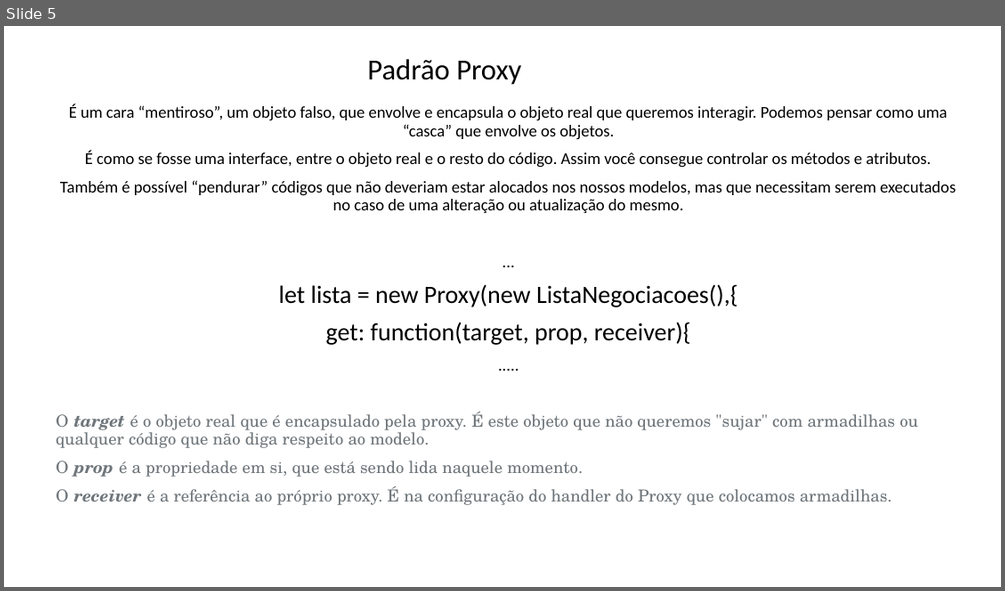
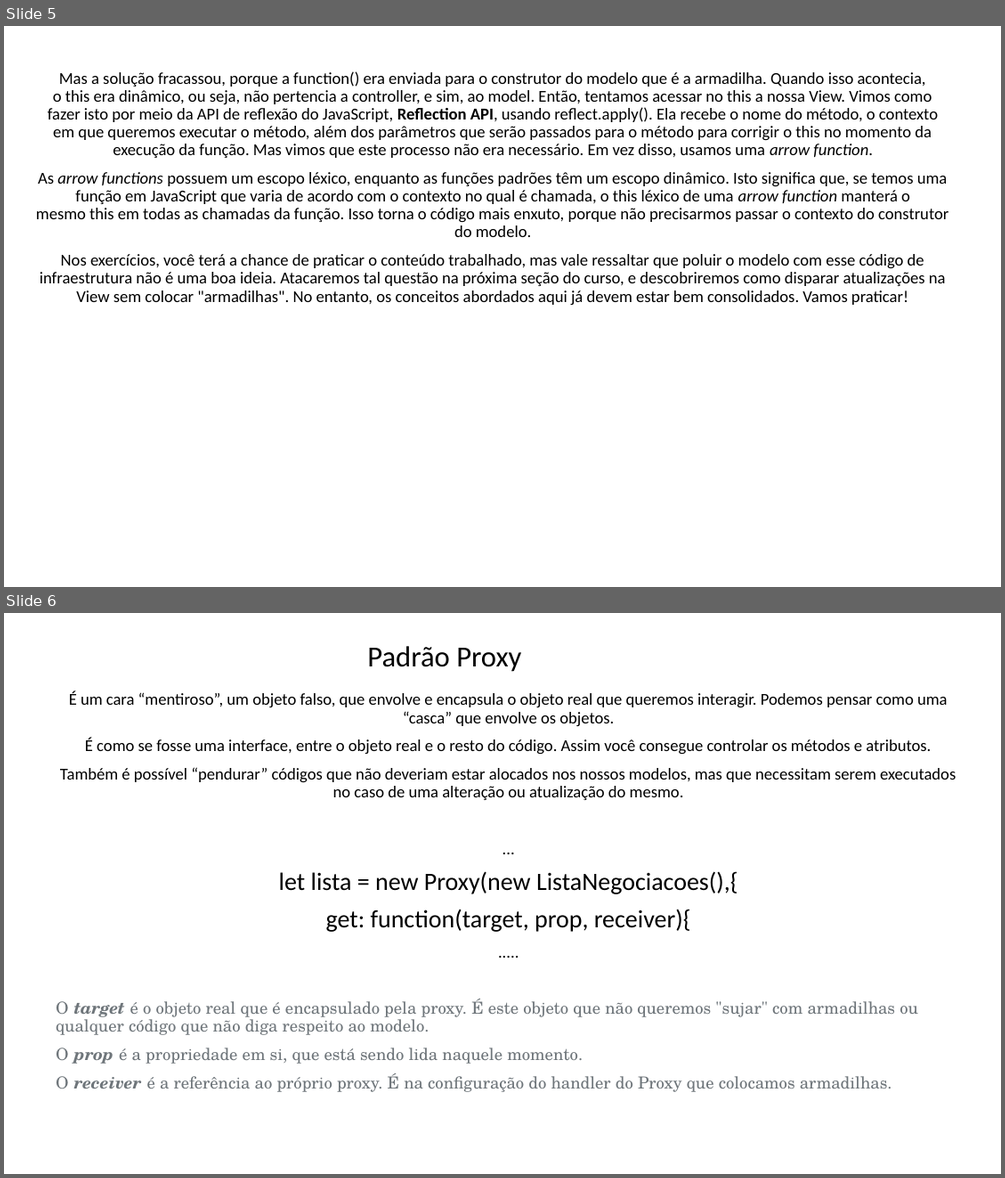
Before and after one commit to lacsousa/js-es6-oo-pp-avanc1, a slide deck: docs/JS Avançado 1-2-3-resumo.pptx. Shown one above the other, each under a label of ours: slide 5 before the commit, slides 5 and 6 after it. The pictures are 1005x591 and 1005x1178 pixels, drawn with LibreOffice and Linux fonts; fonts in the diff are those of the drawing. Boxes give left, top, right and bottom in pixels: in the first picture for what was removed or moved away, otherwise in the second. Text is boxed around its words. In the diff, an @@ line names an element or a change of style, - is before the commit and + after.

```diff
--- a/docs/JS Avançado 1-2-3-resumo.pptx
+++ b/docs/JS Avançado 1-2-3-resumo.pptx
@@ slide 5 added at (x1=4, y1=26, x2=1001, y2=587), background #FFFFFF @@
@@ subtitle added at (x1=36, y1=71, x2=948, y2=305), 16 pt, text #000000 @@
+Mas a solução fracassou, porque a function() era enviada para o construtor do modelo que é a armadilha. Quando isso acontecia, o this era dinâmico, ou seja, não pertencia a controller, e sim, ao model. Então, tentamos acessar no this a nossa View. Vimos como fazer isto por meio da API de reflexão do JavaScript, Reflection API, usando reflect.apply(). Ela recebe o nome do método, o contexto em que queremos executar o método, além dos parâmetros que serão passados para o método para corrigir o this no momento da execução da função. Mas vimos que este processo não era necessário. Em vez disso, usamos uma arrow function.
+As arrow functions possuem um escopo léxico, enquanto as funções padrões têm um escopo dinâmico. Isto significa que, se temos uma função em JavaScript que varia de acordo com o contexto no qual é chamada, o this léxico de uma arrow function manterá o mesmo this em todas as chamadas da função. Isso torna o código mais enxuto, porque não precisarmos passar o contexto do construtor do modelo.
+Nos exercícios, você terá a chance de praticar o conteúdo trabalhado, mas vale ressaltar que poluir o modelo com esse código de infraestrutura não é uma boa ideia. Atacaremos tal questão na próxima seção do curso, e descobriremos como disparar atualizações na View sem colocar "armadilhas". No entanto, os conceitos abordados aqui já devem estar bem consolidados. Vamos praticar!
@@ what was slide 5 is now slide 6 @@
```
Also in this commit, not shown: 1 slide changed, 2 other slides added, 4 other files.
